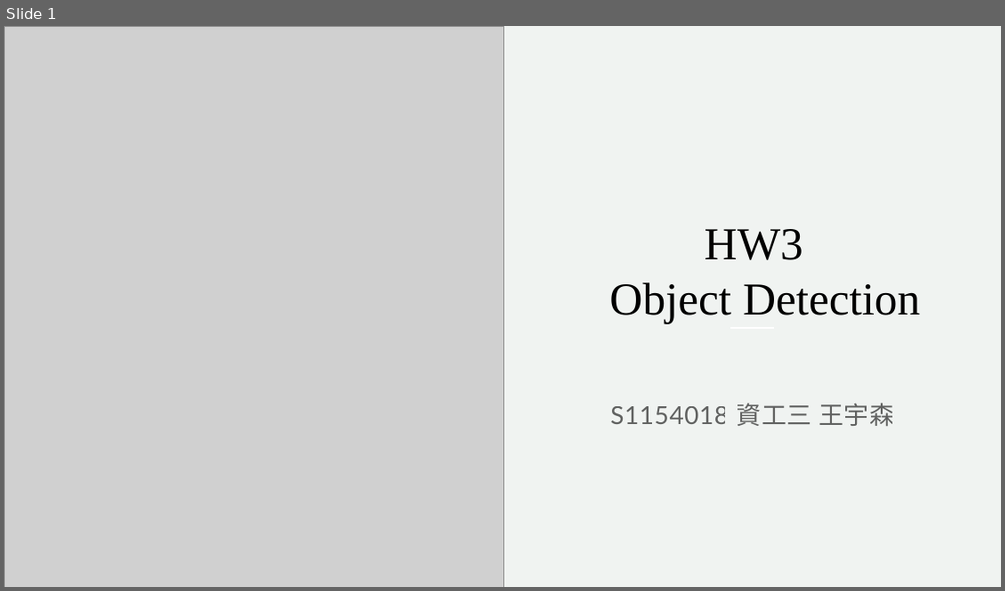
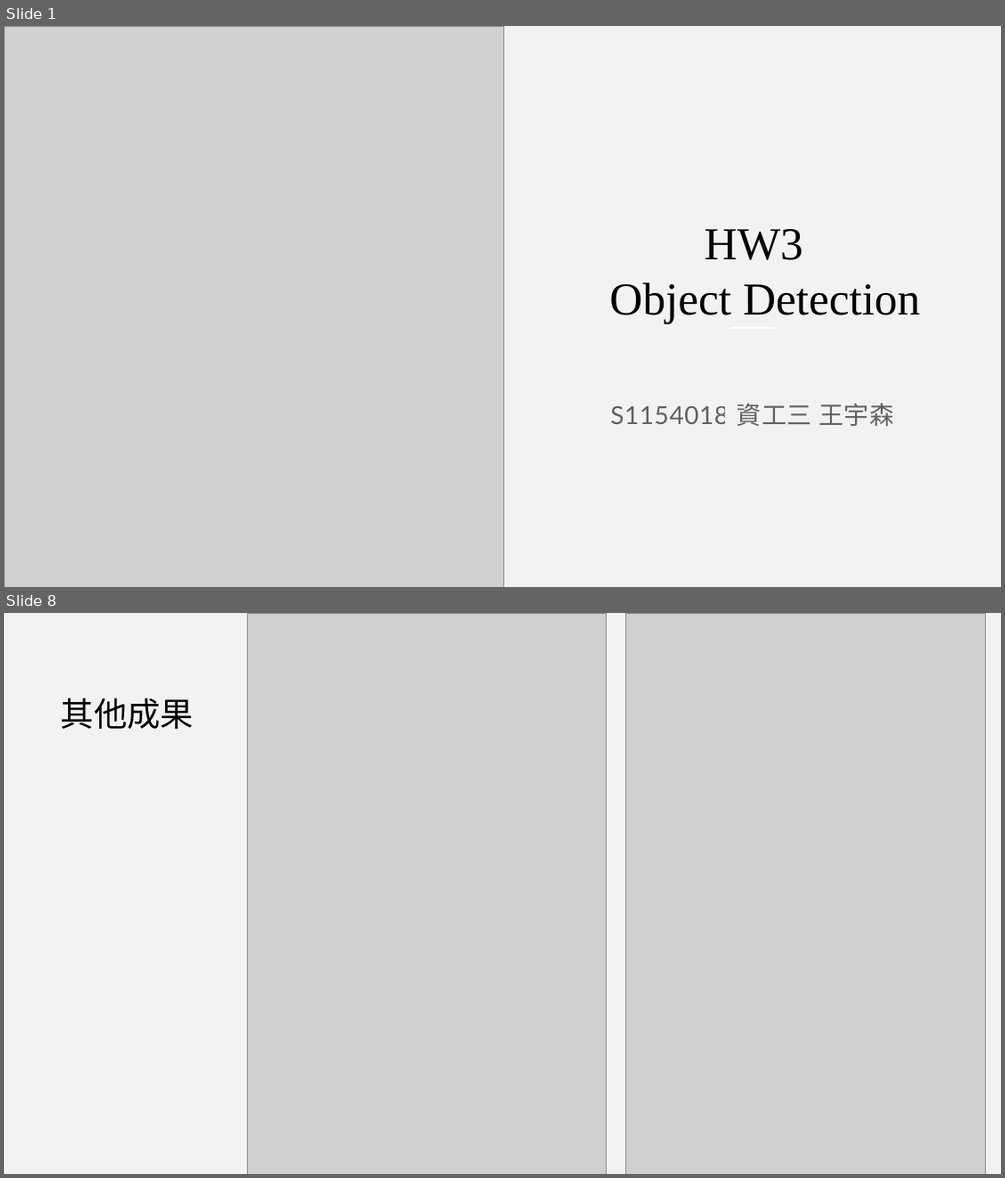
Before and after one commit to s102401002/ComputerVision2024, a slide deck: hw3/HW3_result.pptx. Shown one above the other, each under a label of ours: slide 1 before the commit, slides 1 and 8 after it; the slides between them are not shown. The pictures are 1005x591 and 1005x1178 pixels, drawn with LibreOffice and Linux fonts; fonts in the diff are those of the drawing; grey boxes stand for pictures. Boxes give left, top, right and bottom in pixels: in the first picture for what was removed or moved away, otherwise in the second. Text is boxed around its words. In the diff, an @@ line names an element or a change of style, - is before the commit and + after.

```diff
--- a/hw3/HW3_result.pptx
+++ b/hw3/HW3_result.pptx
@@ slide 8 added at (4, 613, 1001, 1174), background #F0F3F1 @@
@@ picture added at (247, 613, 607, 1174) @@
@@ picture added at (626, 613, 986, 1174) @@
@@ title added at (61, 698, 194, 729), 32 pt, text #000000 @@
+其他成果
```
Also in this commit, not shown: 7 other slides added, 15 slides removed, 17 other files.
